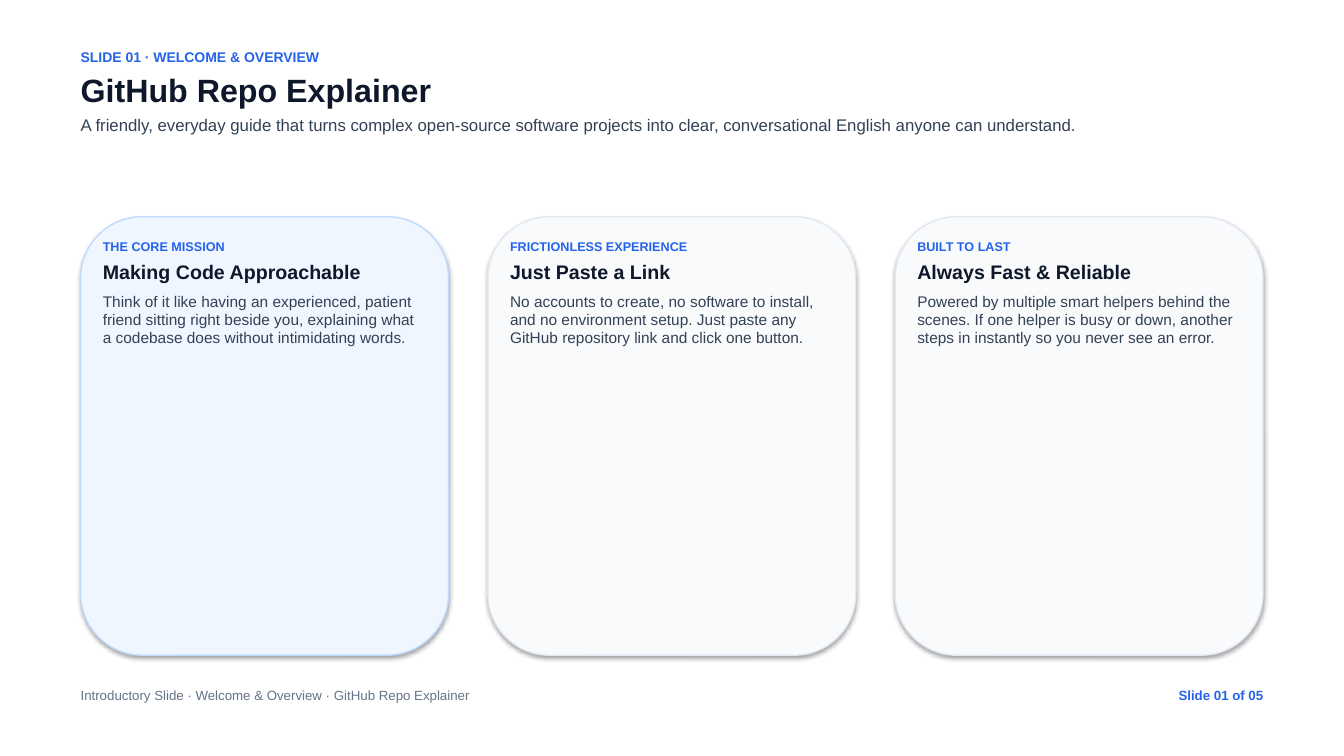
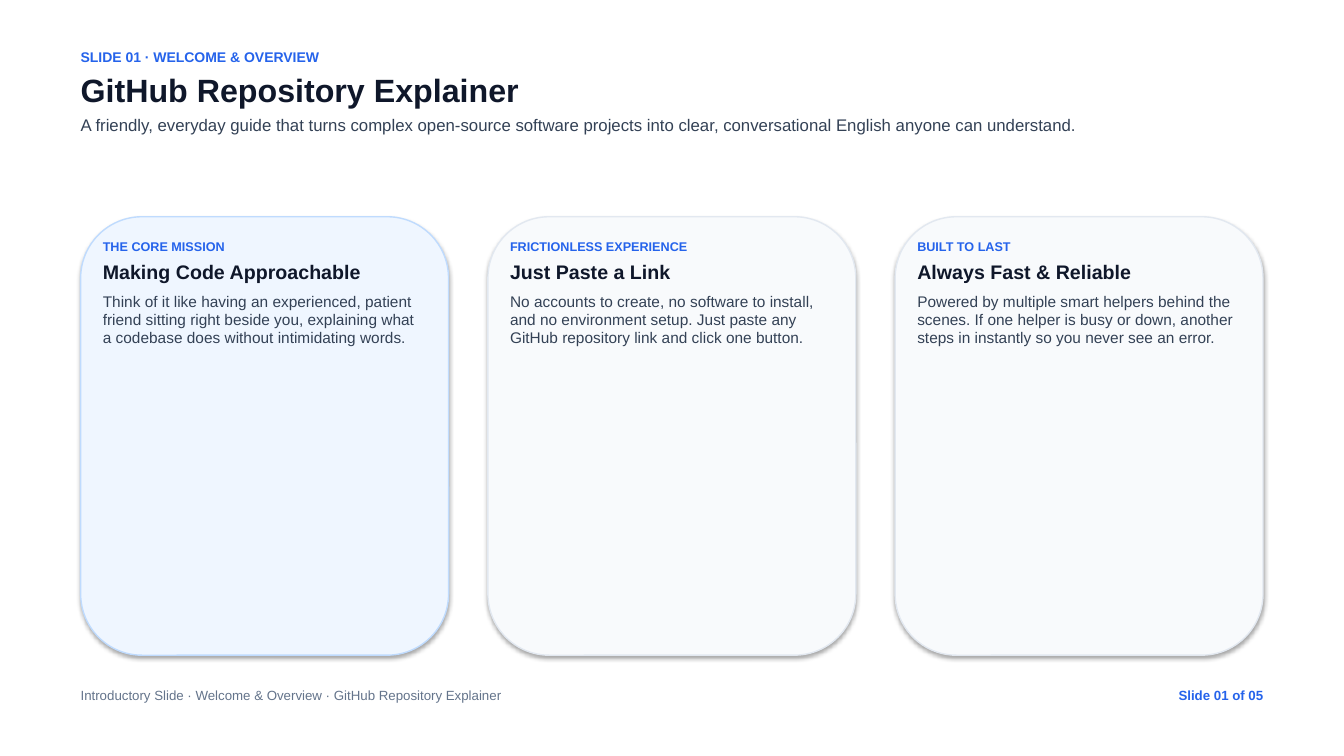
Before and after one commit to agrwl-utkarsh/mini2, a slide deck: slide 1 of presentation.pptx. Drawn at 1344x756 pixels with LibreOffice and Linux fonts; fonts in the diff are those of the drawing. Boxes give left, top, right and bottom in pixels: in the first picture for what was removed or moved away, otherwise in the second. Text is boxed around its words. In the diff, an @@ line names an element or a change of style, - is before the commit and + after.

Commit message:
Replace 'repo' with full word 'repository' across UI, API, presentation, and synopsis

```diff
--- a/presentation.pptx
+++ b/presentation.pptx
@@ text at (x1=81, y1=78, x2=519, y2=109): text changed @@
-GitHub Repo Explainer
+GitHub Repository Explainer
@@ text at (x1=81, y1=690, x2=501, y2=703): text changed @@
-Introductory Slide · Welcome & Overview · GitHub Repo Explainer
+Introductory Slide · Welcome & Overview · GitHub Repository Explainer
```
Also in this commit, not shown: 4 other slides changed, 7 other files.
